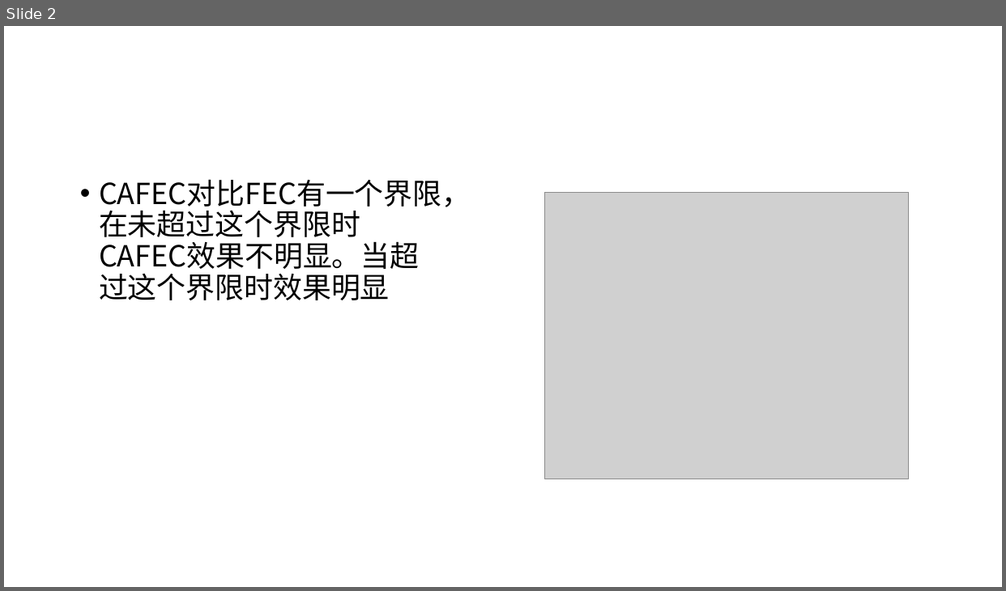
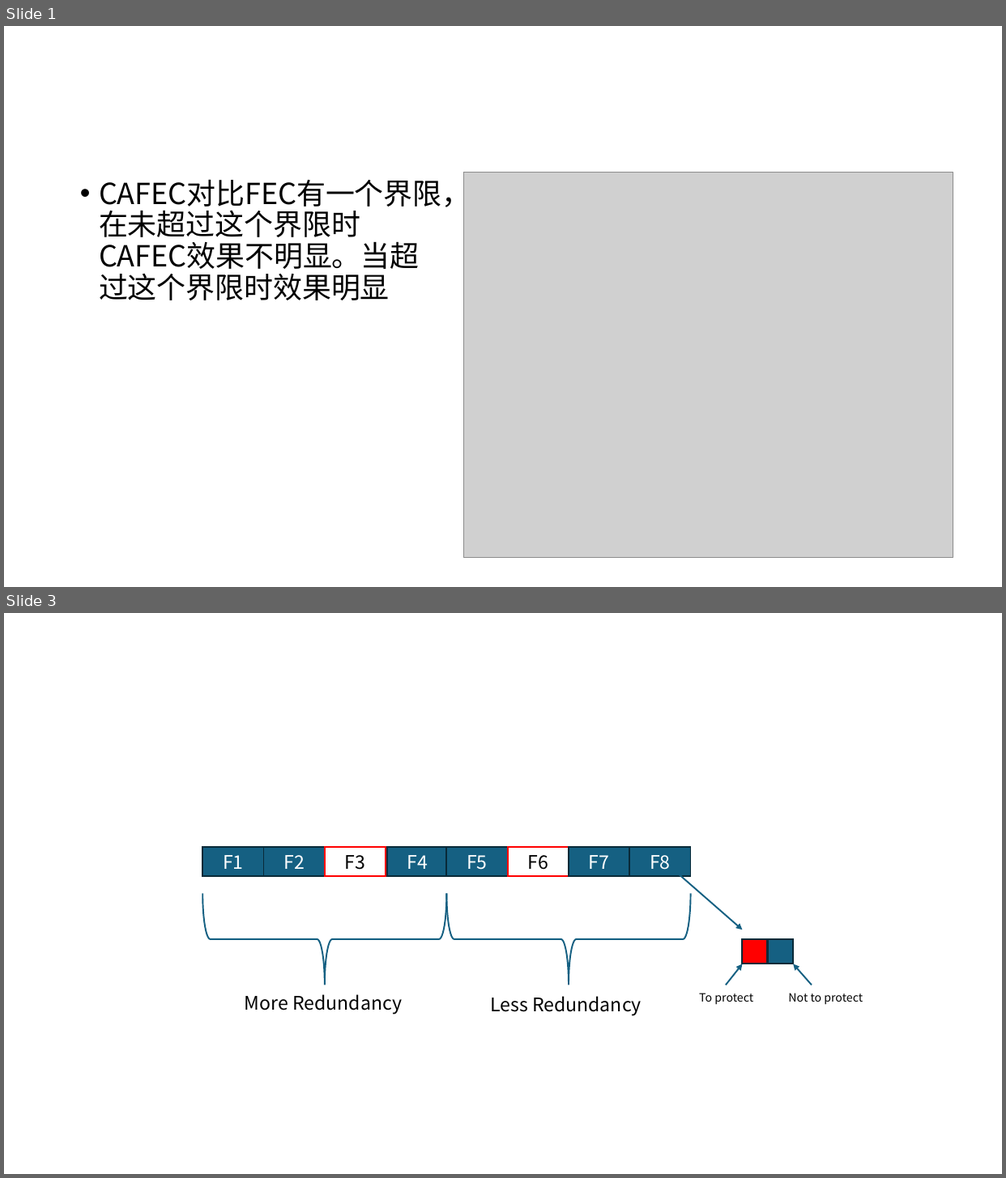
Before and after one commit to guanyueup/PAFEC, a slide deck: ppt/6月23日实验结果.pptx. Shown one above the other, each under a label of ours: slide 2 before the commit, slides 1 and 3 after it; the slides between them are not shown. The pictures are 1006x591 and 1006x1178 pixels, drawn with LibreOffice and Linux fonts; fonts in the diff are those of the drawing; grey boxes stand for pictures. Boxes give left, top, right and bottom in pixels: in the first picture for what was removed or moved away, otherwise in the second. Text is boxed around its words. In the diff, an @@ line names an element or a change of style, - is before the commit and + after.

```diff
--- a/ppt/6月23日实验结果.pptx
+++ b/ppt/6月23日实验结果.pptx
@@ slide 3 added at (x1=4, y1=613, x2=1002, y2=1174), background #FFFFFF @@
@@ rectangle added at (x1=202, y1=846, x2=263, y2=875), fill #156082, outline #092A39 1.5 pt, 18 pt, text #FFFFFF @@
+F1
@@ rectangle added at (x1=264, y1=846, x2=325, y2=875), fill #156082, outline #092A39 1.5 pt, 18 pt, text #FFFFFF @@
+F2
@@ rectangle added at (x1=325, y1=846, x2=385, y2=875), fill #FFFFFF, outline #FF0000 1.5 pt, 18 pt, text #000000 @@
+F3
@@ rectangle added at (x1=386, y1=846, x2=447, y2=875), fill #156082, outline #092A39 1.5 pt, 18 pt, text #FFFFFF @@
+F4
@@ rectangle added at (x1=446, y1=846, x2=507, y2=875), fill #156082, outline #092A39 1.5 pt, 18 pt, text #FFFFFF @@
+F5
@@ rectangle added at (x1=508, y1=846, x2=569, y2=876), fill #FFFFFF, outline #FF0000 1.5 pt, 18 pt, text #000000 @@
+F6
@@ rectangle added at (x1=569, y1=846, x2=629, y2=875), fill #156082, outline #092A39 1.5 pt, 18 pt, text #FFFFFF @@
+F7
@@ rectangle added at (x1=630, y1=846, x2=691, y2=875), fill #156082, outline #092A39 1.5 pt, 18 pt, text #FFFFFF @@
+F8
@@ arrow added from (671, 867) to (742, 930), #156082 1.5 pt @@
@@ right brace added at (x1=202, y1=894, x2=446, y2=985), outline #156082 1.5 pt @@
@@ right brace added at (x1=446, y1=894, x2=691, y2=985), outline #156082 1.5 pt @@
@@ rectangle added at (x1=742, y1=939, x2=767, y2=964), fill #FF0000, outline #092A39 1.5 pt @@
@@ rectangle added at (x1=769, y1=939, x2=793, y2=964), fill #156082, outline #092A39 1.5 pt @@
@@ arrow added from (726, 985) to (742, 964), #156082 1.5 pt @@
@@ arrow added from (812, 985) to (793, 964), #156082 1.5 pt @@
@@ text added at (x1=245, y1=995, x2=402, y2=1015), 18 pt, text #000000 @@
+More Redundancy
@@ text added at (x1=490, y1=996, x2=641, y2=1016), 18 pt, text #000000 @@
+Less Redundancy
@@ text added at (x1=699, y1=993, x2=753, y2=1005), 11 pt, text #000000 @@
+To protect
@@ text added at (x1=788, y1=993, x2=863, y2=1005), 11 pt, text #000000 @@
+Not to protect
@@ what was slide 2 is now slide 1 @@
@@ slide 1 changed as well @@
@@ picture resized from (x1=544, y1=192, x2=908, y2=479) to (x1=464, y1=172, x2=953, y2=557) @@
```
Also in this commit, not shown: 1 other slide added, 1 slide removed, 14 other files.
